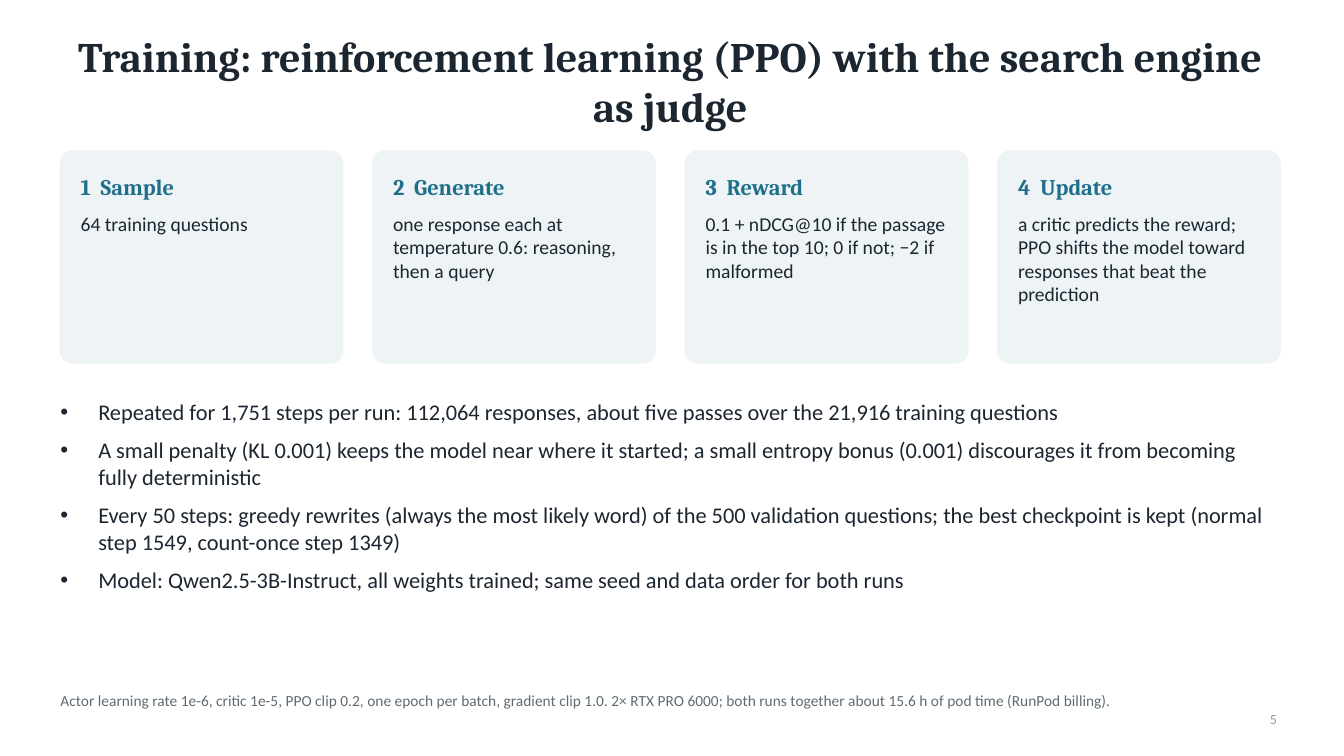
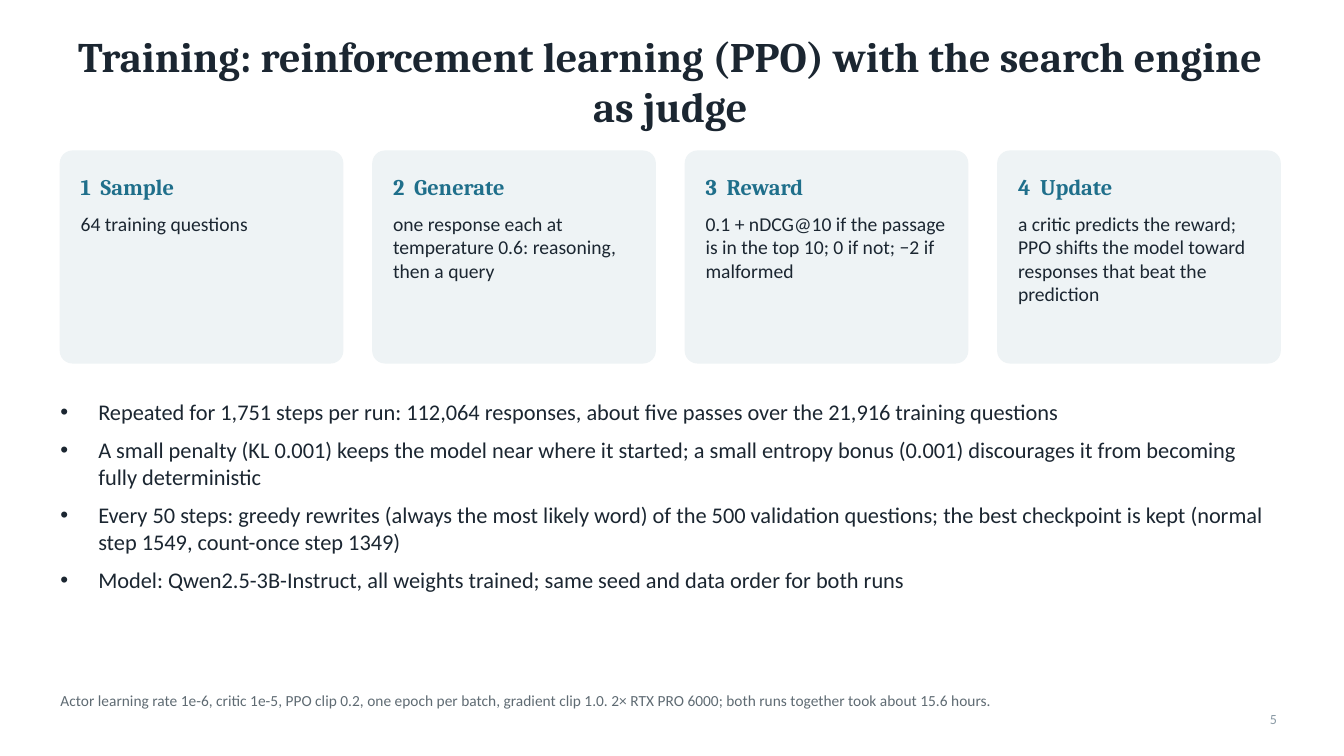
Before and after one commit to objones25/drbm25, a slide deck: slide 5 of report/drbm25_results.pptx. Drawn at 1344x756 pixels with LibreOffice and Linux fonts; fonts in the diff are those of the drawing. Boxes give left, top, right and bottom in pixels: in the first picture for what was removed or moved away, otherwise in the second. Text is boxed around its words. In the diff, an @@ line names an element or a change of style, - is before the commit and + after.

```diff
--- a/report/drbm25_results.pptx
+++ b/report/drbm25_results.pptx
@@ text at [60,695,990,709]: text changed @@
-Actor learning rate 1e-6, critic 1e-5, PPO clip 0.2, one epoch per batch, gradient clip 1.0. 2× RTX PRO 6000; both runs together about 15.6 h of pod time (RunPod billing).
+Actor learning rate 1e-6, critic 1e-5, PPO clip 0.2, one epoch per batch, gradient clip 1.0. 2× RTX PRO 6000; both runs together took about 15.6 hours.
```
Also in this commit, not shown: 4 other slides changed, 6 other files.
